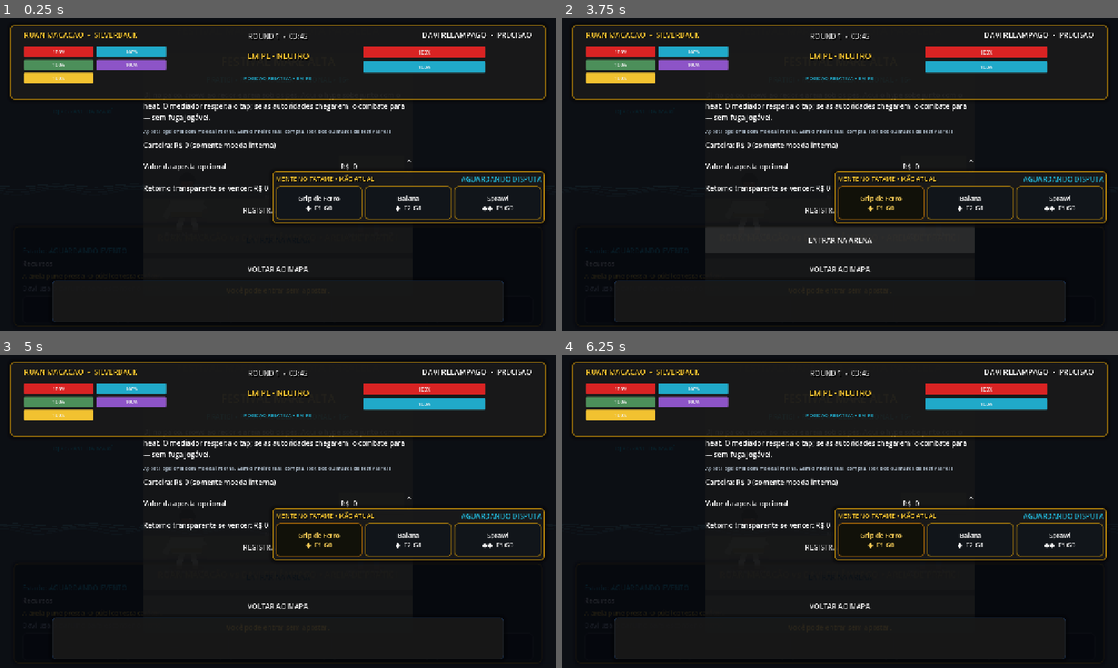
Above: before the commit, frames 1-4 (two rows, left to right).
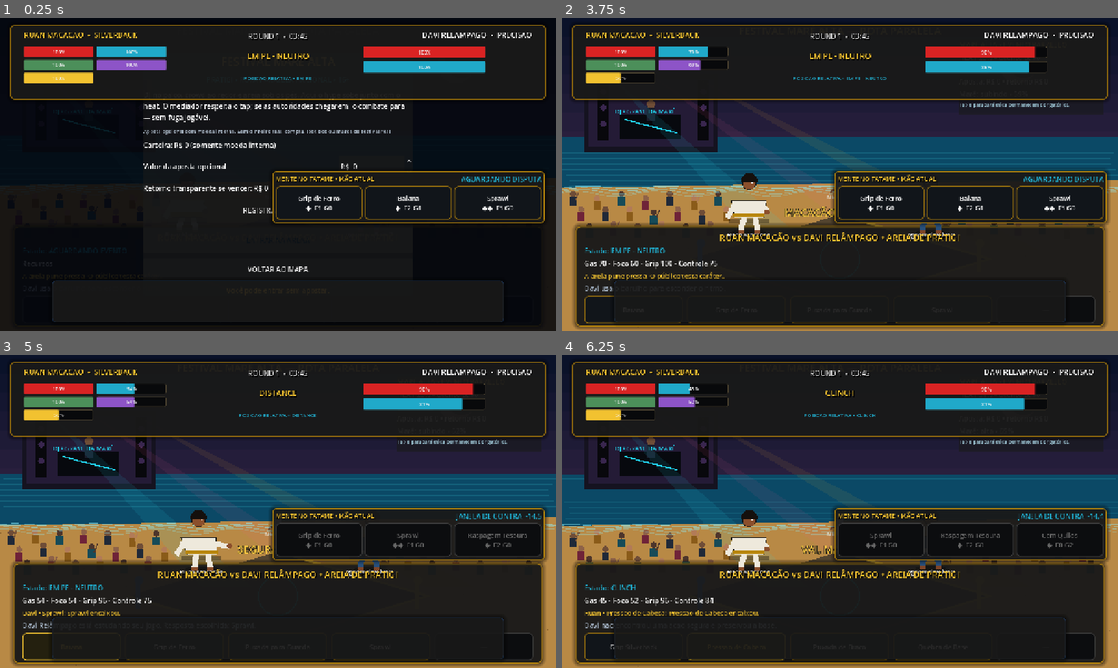
Above: after the commit, the same moments.

Repository: ringuemkt-rgb/cria-do-tatame
Game: Godot game, scene res://scenes/combat/arenas/PratigiFestivalArena.tscn
Same seed, same stepped clock (60 frames per second), same inputs: the game is played once before the commit and once after it. This scene is started directly instead of the project's main scene.
Inputs (mouse positions are in pixels of both pictures, inside the frame that each line leads up to):
- Up to frame 1 (0.25 s): no input
- Up to frame 2 (3.75 s): click "Grip de Ferro ◆ F1 G0" at 0.5 s; click "Baiana ◆ F2 G1" at 1.25 s; click "Sprawl ◆◆ F1 G0" at 2 s; click "REGISTRAR ESCOLHA" at 2.75 s; click "ENTRAR NA ARENA" at 3.5 s
- Up to frame 3 (5 s): click (72, 646) at 4.25 s, where only the run after the commit has a clickable "Baiana"
- Up to frame 4 (6.25 s): click (734, 646) at 5 s, where only the run after the commit has a clickable "Grip de Ferro"; click (734, 646) at 5.75 s, where only the run after the commit has a clickable "Pressao de Cabeca"

The runs differ from the first frame. In frame 2, 43% of the frame differs, in the area x 0-100%, y 9-100%; in frame 3, 45%; in frame 4, 44%.
Error before the commit: Parse Error: Cannot infer the type of "player_won_pratigi" variable because the value doesn't have a set type. (res://src/autoloads/CriaLiveManager.gd:124)

Commit message:
fix(runtime): restore Godot 4.2.2 parser compatibility

Diff:
--- a/src/autoloads/CriaLiveManager.gd
+++ b/src/autoloads/CriaLiveManager.gd
@@ -121,7 +121,7 @@
 	if bool(result.get("interrupted", false)):
 		return
 	if result_arena_id == "praia_de_pratigi_festival":
-		var player_won_pratigi := result.get("winner", "") in [WorldState.player_id, "ruan_macacao"]
+		var player_won_pratigi: bool = result.get("winner", "") in [WorldState.player_id, "ruan_macacao"]
 		var pratigi_text := "Macacão dominou a areia sob o grave do Festival Maré Alta. A praia gritou; agora ele terá de responder pelo alcance." if player_won_pratigi else "A areia cobrou a base de Macacão no Festival Maré Alta. O vídeo correu mais rápido que a desculpa."
 		create_post(pratigi_text, "pratigi_festival", "cria_live", {
 			"source_event": "pratigi_festival_combat",
--- a/src/visual/PratigiFestivalBackdrop.gd
+++ b/src/visual/PratigiFestivalBackdrop.gd
@@ -126,8 +126,8 @@
 		var row := i % 3
 		var bounce := sin(_time * (1.2 + (i % 5) * 0.08) + i) * (2.0 + 5.0 * _crowd_intensity)
 		var y := h * 0.57 + row * 32.0 + bounce
-		var skin := [Color("6f4d37"), Color("8e6248"), Color("4d352b"), Color("b27b57")][i % 4]
-		var shirt := [Color("202938"), Color("6f2338"), Color("164b58"), Color("8a5b19")][i % 4]
+		var skin: Color = [Color("6f4d37"), Color("8e6248"), Color("4d352b"), Color("b27b57")][i % 4]
+		var shirt: Color = [Color("202938"), Color("6f2338"), Color("164b58"), Color("8a5b19")][i % 4]
 		draw_circle(Vector2(x_base, y), 7.0, skin)
 		draw_rect(Rect2(x_base - 8.0, y + 7.0, 16.0, 20.0), shirt)
 		if i % 5 == 0:
